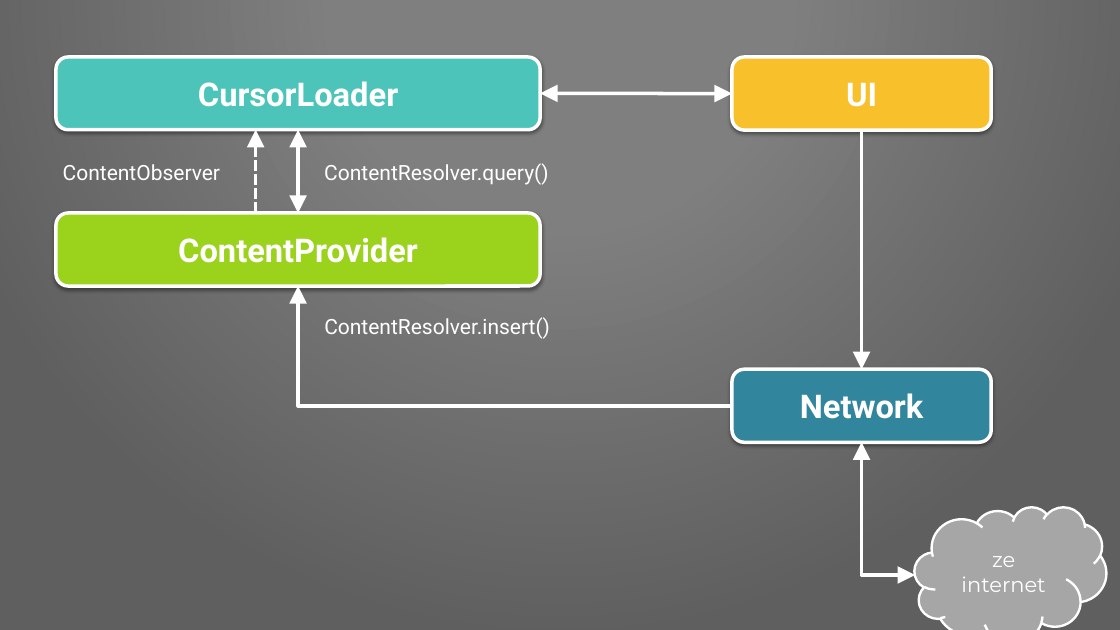
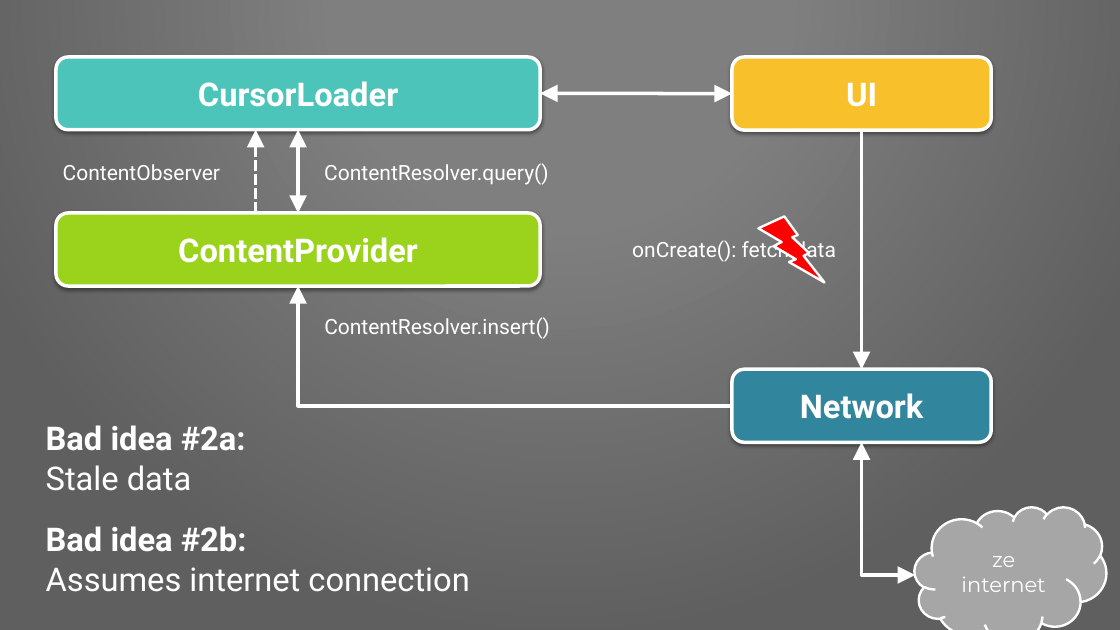
Before and after one commit to Pixplicity/sync-demo, a slide deck: slide 7 of I've been doing some syncing.pptx (slide 4 before the commit). Drawn at 1120x630 pixels with LibreOffice and Linux fonts; fonts in the diff are those of the drawing; background and template pictures are left out. Boxes give left, top, right and bottom in pixels: in the first picture for what was removed or moved away, otherwise in the second. Text is boxed around its words. In the diff, an @@ line names an element or a change of style, - is before the commit and + after.

```diff
--- a/I've been doing some syncing.pptx
+++ b/I've been doing some syncing.pptx
@@ text added at (632, 238, 835, 264), 18 pt, text #FFFFFF @@
+onCreate(): fetch data
@@ lightning bolt added at (759, 217, 825, 283), fill #FF0000, outline #FFFFFF 2 pt @@
@@ text added at (46, 425, 246, 491), 28 pt, text #FFFFFF, bold @@
+Bad idea #2a:
+Stale data
@@ text added at (46, 526, 469, 592), 28 pt, text #FFFFFF @@
+Bad idea #2b:
+Assumes internet connection
```
Also in this commit, not shown: 4 slides added.
